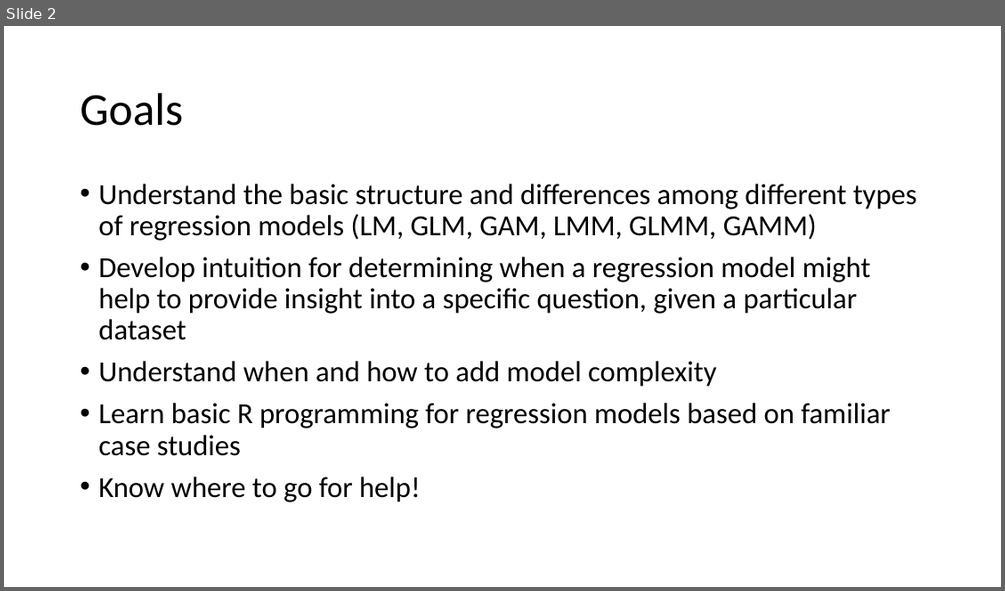
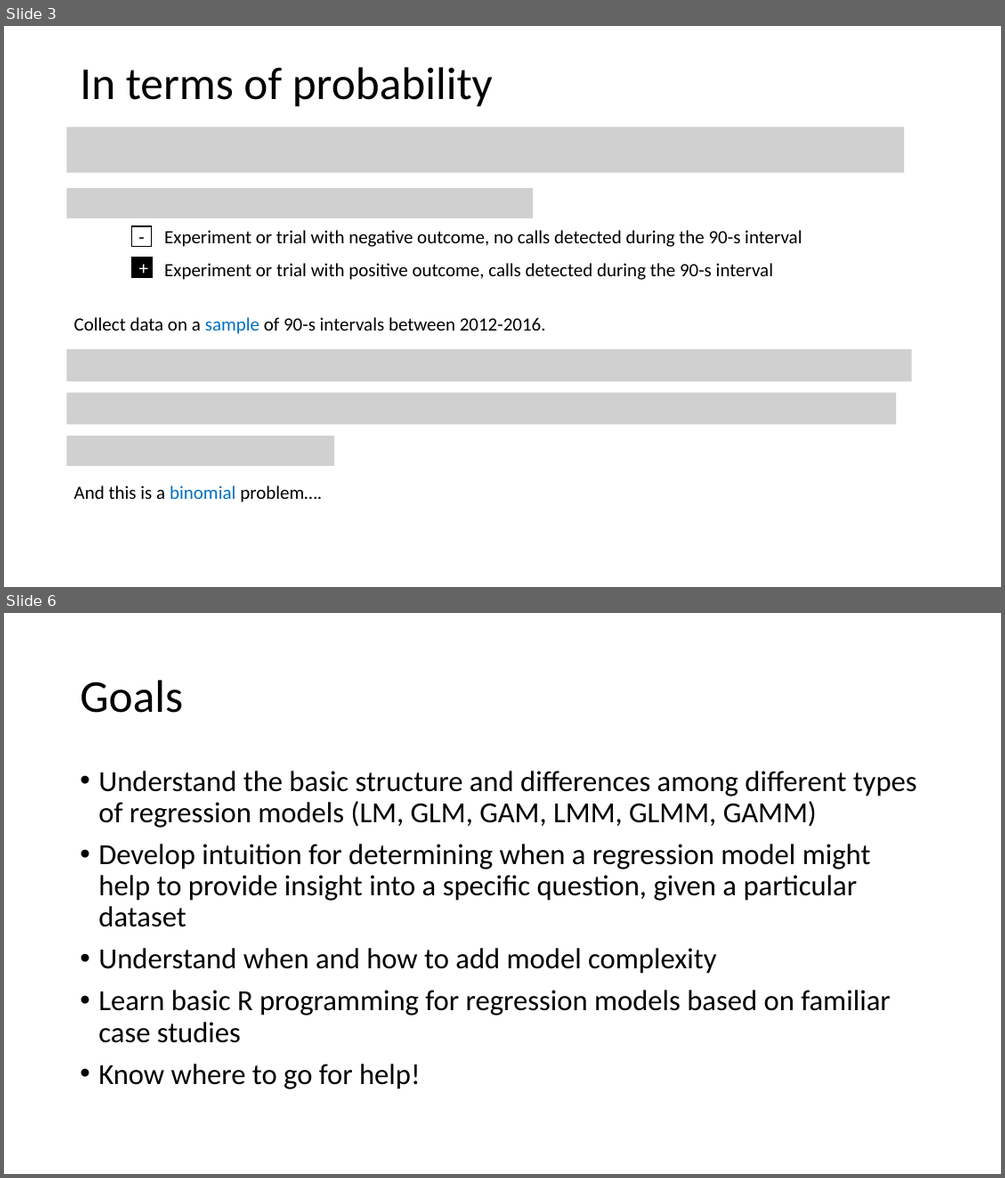
Before and after one commit to ELaBrecque-MMC/RegressionModelOverview, a slide deck: Notes/RegressionModelOverview.pptx. Shown one above the other, each under a label of ours: slide 2 before the commit, slides 3 and 6 after it; the slides between them are not shown. The pictures are 1005x591 and 1005x1178 pixels, drawn with LibreOffice and Linux fonts; fonts in the diff are those of the drawing; grey boxes stand for pictures. Boxes give left, top, right and bottom in pixels: in the first picture for what was removed or moved away, otherwise in the second. Text is boxed around its words. In the diff, an @@ line names an element or a change of style, - is before the commit and + after.

Commit message:
Began bearded seal case study. Left off on slide explaining binomial distribution.

```diff
--- a/Notes/RegressionModelOverview.pptx
+++ b/Notes/RegressionModelOverview.pptx
@@ slide 3 added at (4, 26, 1001, 587), background #FFFFFF @@
@@ title added at (80, 67, 493, 107), 44 pt, text #000000 @@
+In terms of probability
@@ picture added at (67, 127, 905, 173) @@
@@ picture added at (67, 188, 534, 218) @@
@@ group added at (131, 226, 801, 280): 2 rectangles, 2 texts @@
+-
+Experiment or trial with negative outcome, no calls detected during the 90-s interval
++
+Experiment or trial with positive outcome, calls detected during the 90-s interval
@@ text added at (74, 317, 546, 334), 18 pt, text #000000 @@
+Collect data on a sample of 90-s intervals between 2012-2016.
@@ picture added at (67, 349, 912, 381) @@
@@ picture added at (67, 393, 896, 425) @@
@@ picture added at (67, 435, 334, 466) @@
@@ text added at (74, 485, 322, 502), 18 pt, text #000000 @@
+And this is a binomial problem….
@@ what was slide 2 is now slide 6 @@
```
Also in this commit, not shown: 1 slide changed, 3 other slides added.
